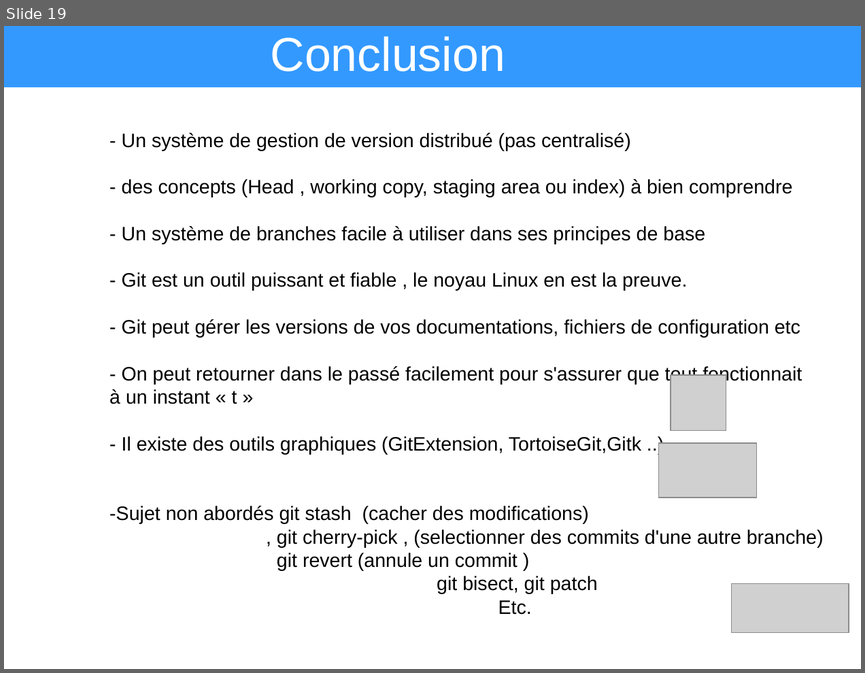
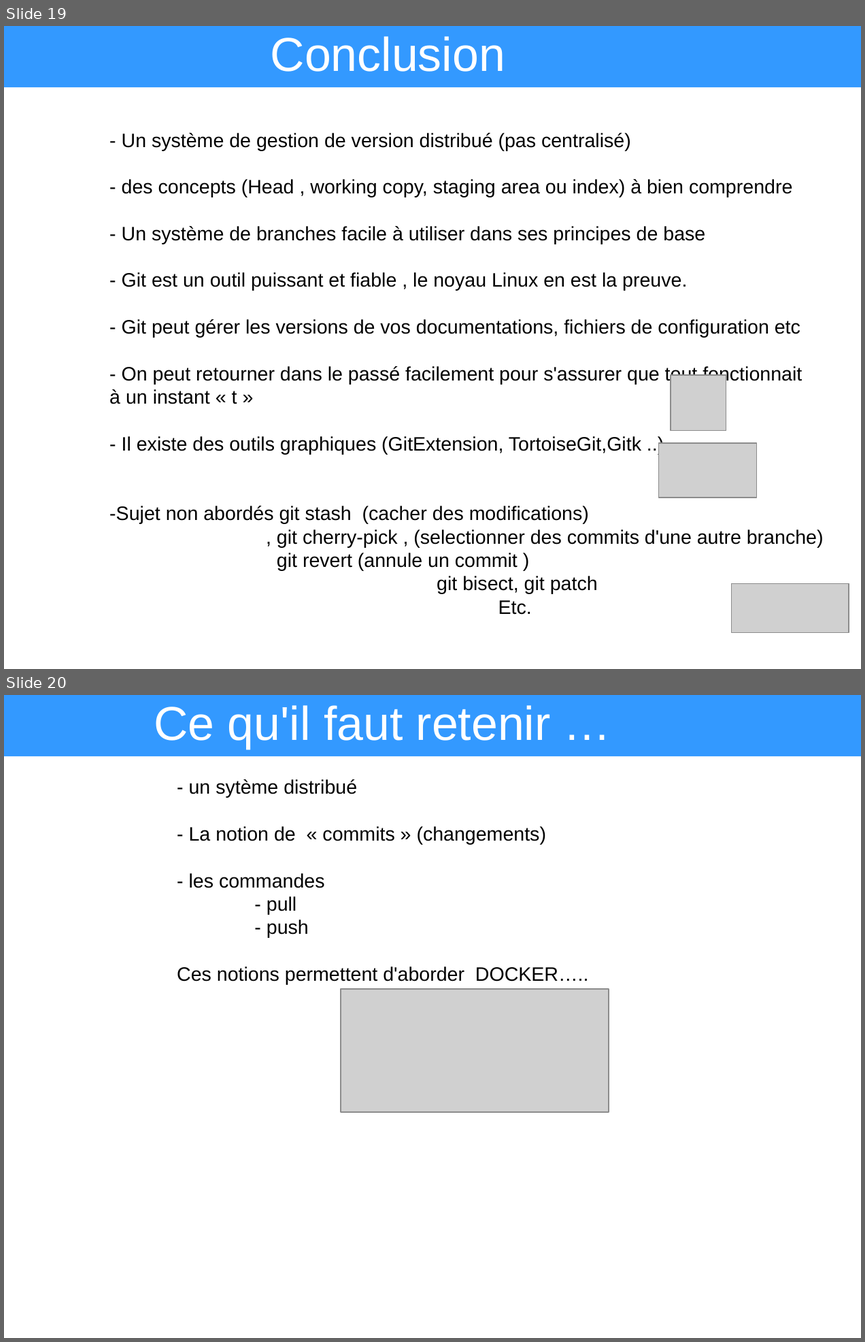
Before and after one commit to heylve/current, a slide deck: Presentations/git_explained.odp. Shown one above the other, each under a label of ours: slide 19 before the commit, slides 19 and 20 after it. The pictures are 865x673 and 865x1342 pixels, drawn with LibreOffice and Linux fonts; fonts in the diff are those of the drawing; grey boxes stand for pictures. Boxes give left, top, right and bottom in pixels: in the first picture for what was removed or moved away, otherwise in the second. Text is boxed around its words. In the diff, an @@ line names an element or a change of style, - is before the commit and + after.

```diff
--- a/Presentations/git_explained.odp
+++ b/Presentations/git_explained.odp
@@ slide 20 added at <box>4,695,861,1338</box>, background #FFFFFF @@
@@ title added at <box>4,695,861,756</box>, fill #3399FF, 44 pt, text #FFFFFF @@
+Ce qu'il faut retenir …
@@ text added at <box>177,779,589,984</box>, 18 pt, text #000000 @@
+- un sytème distribué
+- La notion de « commits » (changements)
+- les commandes
+- pull
+- push
+Ces notions permettent d'aborder DOCKER…..
@@ picture added at <box>341,989,609,1112</box> @@
```
Also in this commit, not shown: 6 slides changed, 1 other file.
